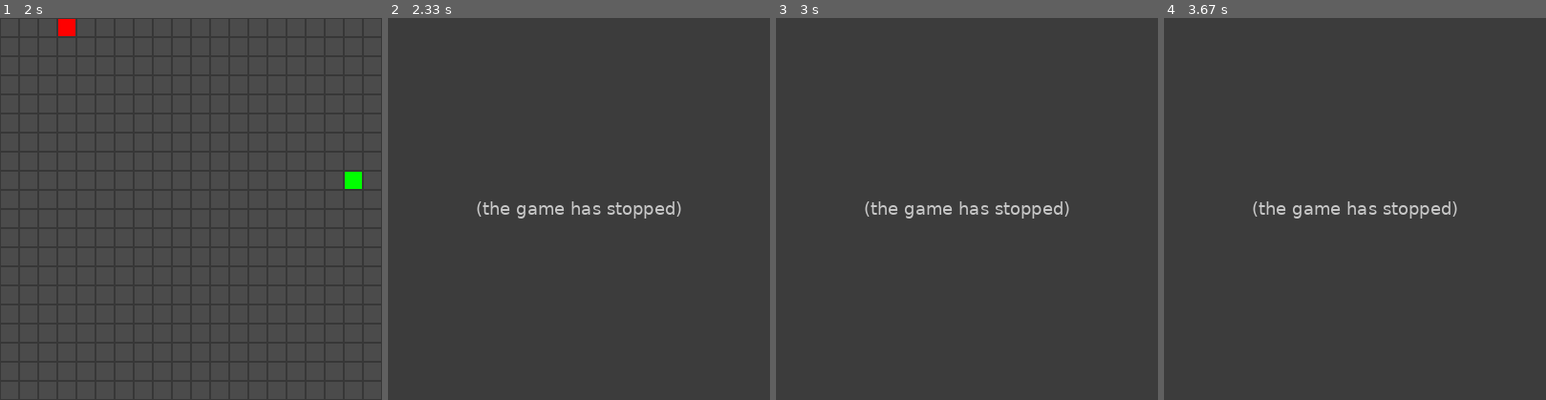
Above: before the commit, frames 1-4 (left to right).
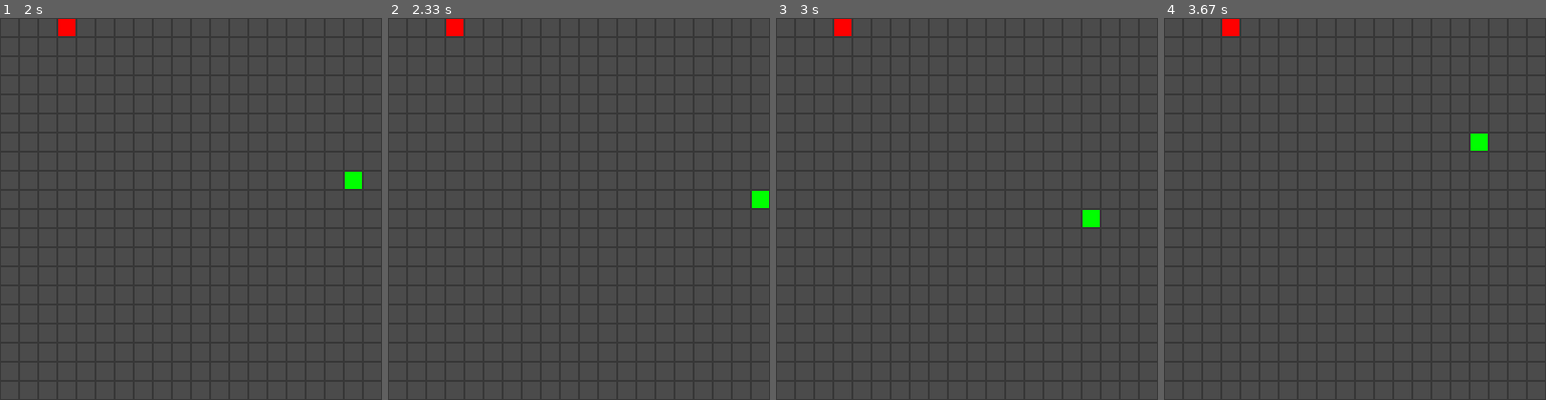
Above: after the commit, the same moments.

Repository: TheStaticBits/Pygame-Snake-Game
Game: pygame game, started from snakeGame.py
The game is run twice, just before and just after one commit, with the same random seed, the same clock (stepped at 60 frames per second) and the same inputs.
Inputs:
- Up to frame 1 (2 s): hold Right 0.33-0.8 s; hold Up 0.83-1.13 s; hold Right 1.17-1.63 s; hold Left from 1.67 s (still down)
- Up to frame 2 (2.33 s): release Left at 2.2 s; hold Down from 2.23 s (still down)
- Up to frame 3 (3 s): release Down at 2.53 s; hold Left 2.57-2.97 s
- Up to frame 4 (3.67 s): hold Up 3-3.37 s

Frame 1 is identical in both runs. In frame 2, 1.1% of the frame differs, in the area x 15-100%, y 0-53%; in frame 3, 1.1%; in frame 4, 1.1%.
Before the commit the program exited at 2.17 s; later frames show no game.

Commit message:
Renders the frame you died on

Diff:
--- a/snakeGame.py
+++ b/snakeGame.py
@@ -19,10 +19,10 @@
 
     def start(self):
         while self.running:
+            self.input.update()
+            self.snake.update()
             self.window.render()
             self.window.update()
-            self.input.update()
-            self.snake.update()
         print(f"Score: {len(self.snake.tail) + 1}")
 
 game = Game()
